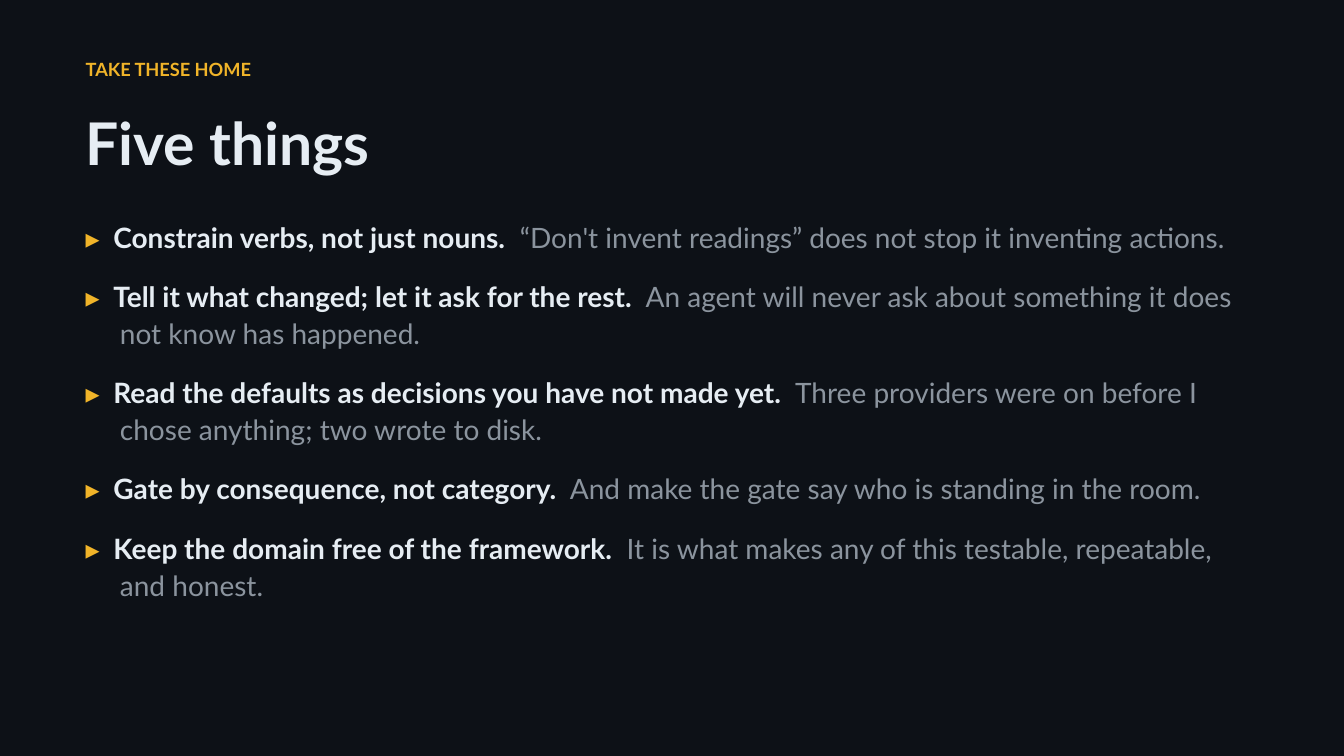
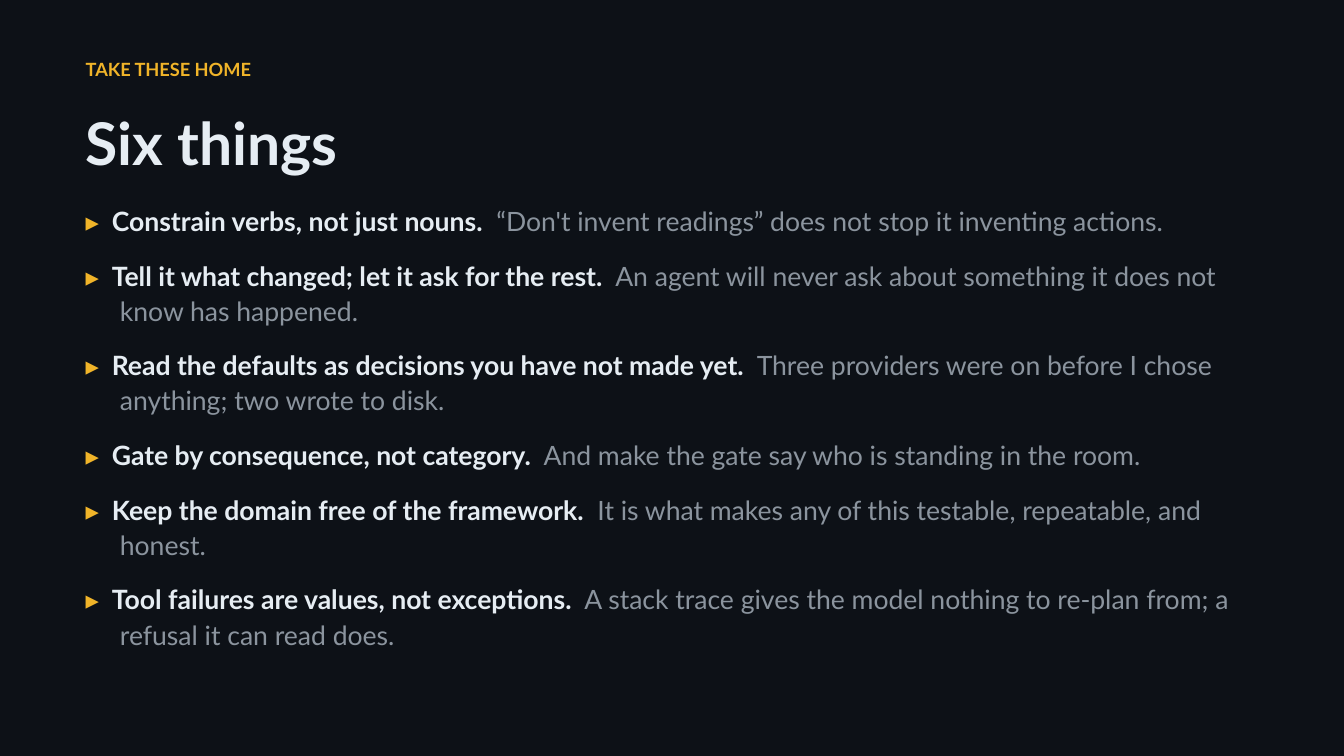
Before and after one commit to stuartdotnet/ship-ai-harness, a slide deck: slide 39 of docs/talk/ship-ai-harness-talk.pptx. Drawn at 1344x756 pixels with LibreOffice and Linux fonts; fonts in the diff are those of the drawing. Boxes give left, top, right and bottom in pixels: in the first picture for what was removed or moved away, otherwise in the second. Text is boxed around its words. In the diff, an @@ line names an element or a change of style, - is before the commit and + after.

```diff
--- a/docs/talk/ship-ai-harness-talk.pptx
+++ b/docs/talk/ship-ai-harness-talk.pptx
@@ text at (86, 121, 338, 176): text changed @@
-Five things
+Six things
@@ text "▸ Constrain verbs, not just ...": place and size @@
-text "▸ Constrain verbs, not just ..." at (113, 227, 1232, 596)
+text "▸ Constrain verbs, not just ..." at (112, 211, 1228, 645)
@@ text at (112, 211, 1216, 555): size 20 to 19 pt in "▸ Constrain verbs, not just nouns. “Don't ...", "▸ Tell it what changed; let it ...", "▸ Read the defaults as decisions you ...", "▸ Gate by consequence, not category. And ..." and 1 more places; less space between paragraphs @@
@@ text at (112, 589, 1228, 645): paragraph added @@
+▸ Tool failures are values, not exceptions. A stack trace gives the model nothing to re-plan from; a refusal it can read does.
```
Also in this commit, not shown: 5 other slides changed, 17 other files.
